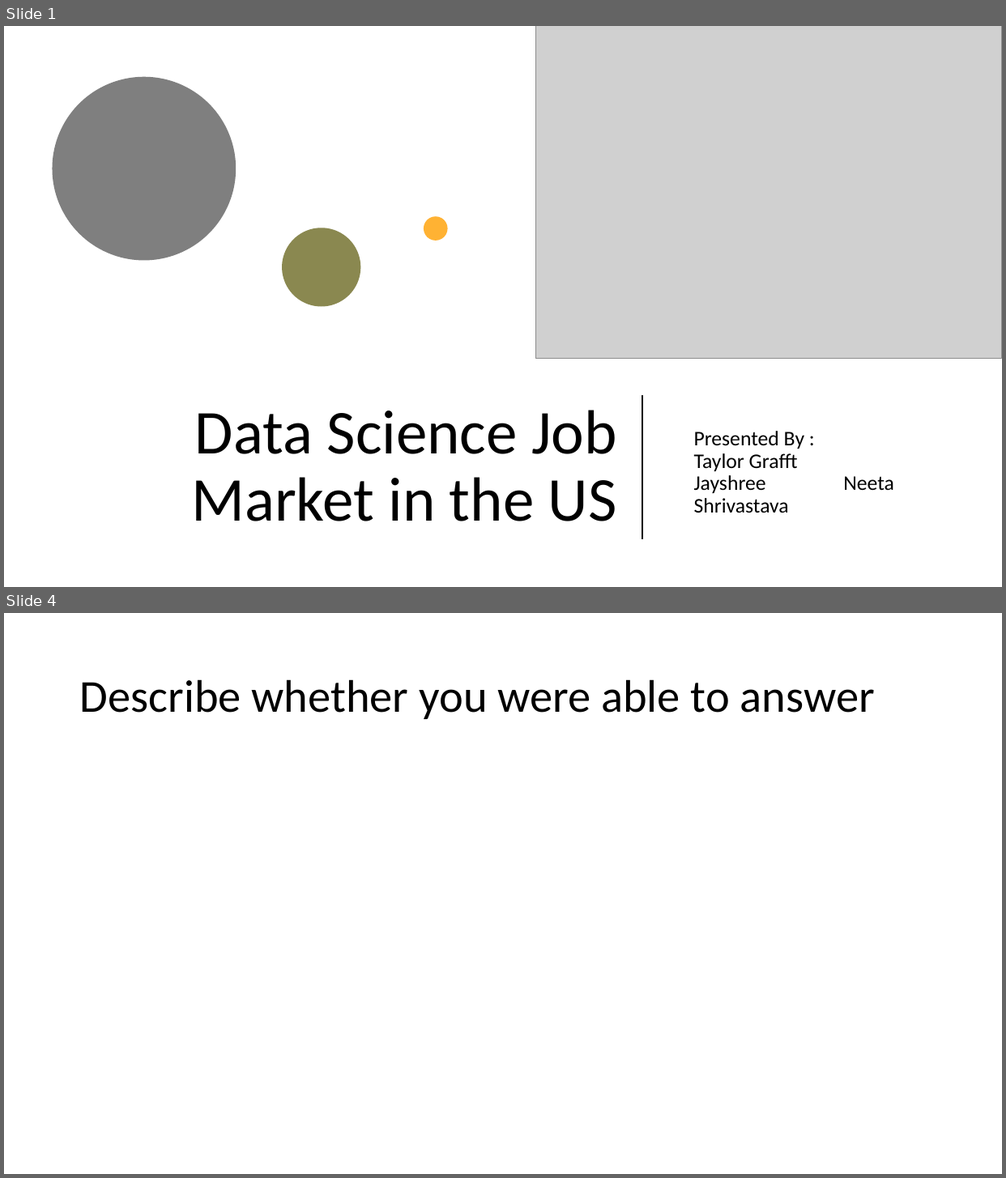
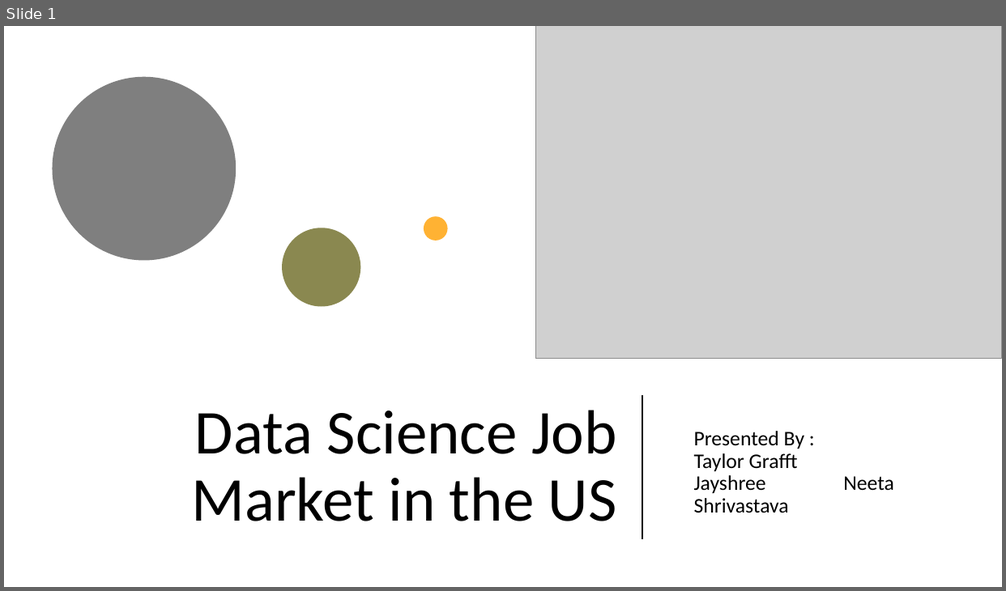
Before and after one commit to tjgrafft/DataScienceJobs_Project, a slide deck: presentation/Presentation.pptx. Shown one above the other, each under a label of ours: slides 1 and 4 before the commit, slide 1 after it; the slides between them are not shown. The pictures are 1006x1178 and 1006x591 pixels, drawn with LibreOffice and Linux fonts; fonts in the diff are those of the drawing; grey boxes stand for pictures. Boxes give left, top, right and bottom in pixels: in the first picture for what was removed or moved away, otherwise in the second. Text is boxed around its words. In the diff, an @@ line names an element or a change of style, - is before the commit and + after.

```diff
--- a/presentation/Presentation.pptx
+++ b/presentation/Presentation.pptx
@@ slide 4 removed at (4,613,1002,1174), background #FFFFFF @@
@@ title removed at (80,679,875,719) @@
-Describe whether you were able to answer
```
Also in this commit, not shown: 7 slides changed, 6 slides added, 4 other slides removed, 1 other file.
